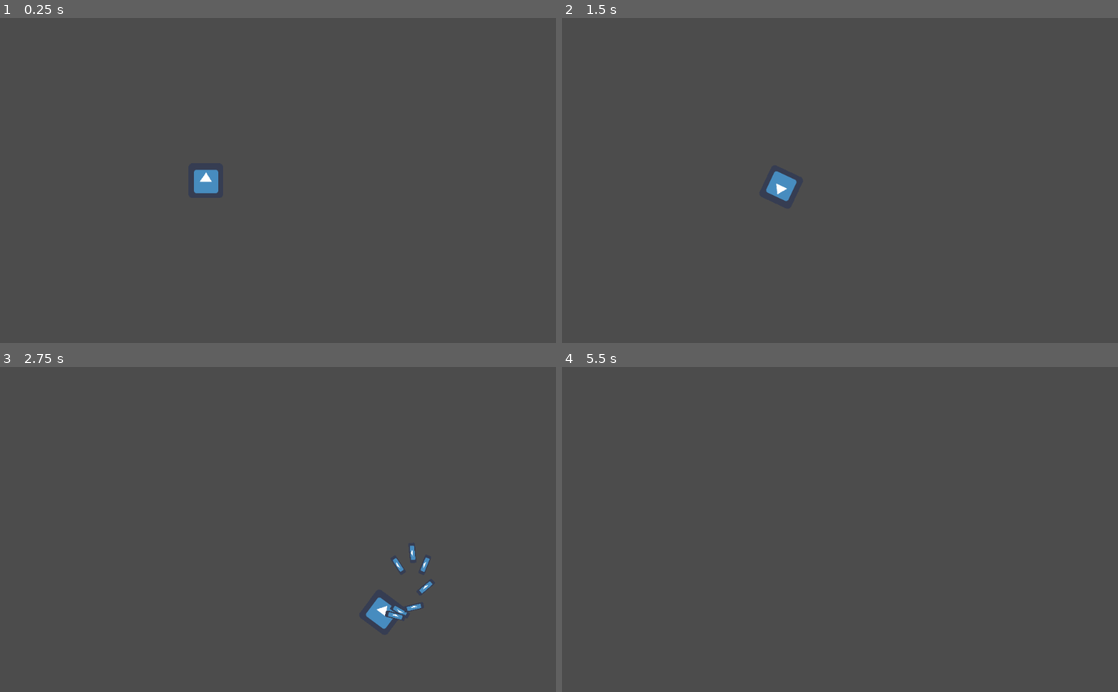
Above: before the commit, frames 1-4 (two rows, left to right).
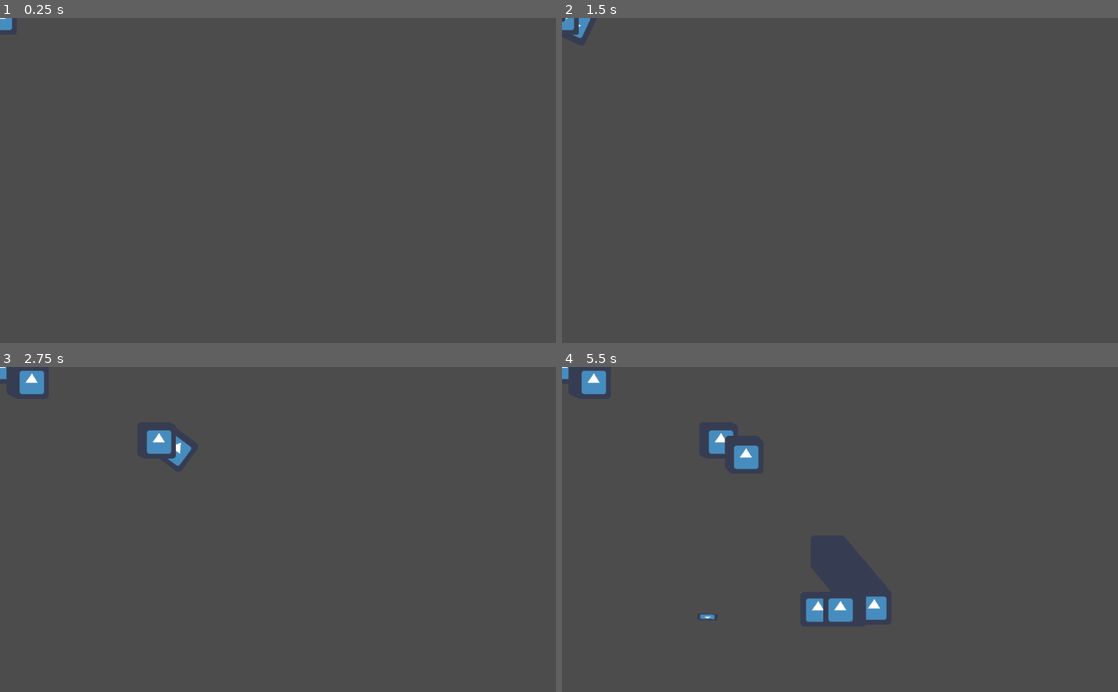
Above: after the commit, the same moments.

Repository: adrianriverof/juego-viaje
Game: Godot game, scene res://player.tscn
Same seed, same stepped clock (60 frames per second), same inputs: the game is played once before the commit and once after it. The project has no main scene, so this scene is started directly. The engine's default icon, where the game draws it, is replaced by a stand-in: a white triangle on a blue panel in a dark square.
Inputs:
- Up to frame 1 (0.25 s): no input
- Up to frame 2 (1.5 s): tap Enter at 0.5 s; hold Right (p1right) 0.53-1.28 s; hold A (p1mine, bound only after the commit) 0.53-1.28 s; hold Down (p1down) from 1.28 s (still down); tap S (p1shoot, bound only after the commit) at 1.35 s
- Up to frame 3 (2.75 s): tap A (p1mine, bound only after the commit) at 1.55, 2.3 s; release Down (p1down) at 2.03 s; hold Right (p1right) from 2.03 s (still down); hold Space (p1shoot, bound only before the commit) from 2.03 s (still down)
- Up to frame 4 (5.5 s): release Right (p1right) at 2.78 s; release Space (p1shoot, bound only before the commit) at 2.78 s; hold Up (p1up) 2.78-3.53 s; tap A (p1mine, bound only after the commit) at 2.85, 4.55, 5.3 s; hold A (p1mine, bound only after the commit) 3.53-4.28 s; hold Left (p1left) 3.53-5.03 s; tap S (p1shoot, bound only after the commit) at 4.35 s; hold Down (p1down) from 5.03 s (still down); hold Space (p1shoot, bound only before the commit) from 5.03 s (still down)

The runs differ from the first frame. In frame 1, 0.4% of the frame differs, in the area x 0-40%, y 0-55%; in frame 2, 0.5%; in frame 3, 1.4%; in frame 4, 1.8%, in the area x 0-59%, y 0-79%.

Commit message:
drop mine inicial

Diff:
--- /dev/null
+++ b/mine.tscn
@@ -0,0 +1,8 @@
+[gd_scene load_steps=2 format=2]
+
+[ext_resource path="res://icon.png" type="Texture" id=1]
+
+[node name="mine" type="Area2D"]
+
+[node name="icon" type="Sprite" parent="."]
+texture = ExtResource( 1 )
--- a/player.gd
+++ b/player.gd
@@ -3,6 +3,7 @@
 
 
 var bullet = preload("res://bullet.tscn")
+var mine = preload("res://mine.tscn")
 
 onready var firerate_timer = $firerate
 
@@ -23,6 +24,26 @@
 func _physics_process(delta):
 	move()
 	shoot()
+	mines()
+
+
+func mines():
+
+	if Input.is_action_pressed("p1mine"):
+		drop_mine()
+	if Input.is_action_just_released("p1mine"):
+		explode_mine()
+
+func drop_mine():
+
+	var mine_instance = mine.instance()
+	mine_instance.position = get_global_position()
+	#bullet_instance.parent_velocity = velocity
+
+	get_tree().get_root().add_child(mine_instance)
+
+func explode_mine():
+	pass
 
 func shoot():
 
--- a/player.tscn
+++ b/player.tscn
@@ -8,7 +8,7 @@
 height = 0.0
 
 [node name="player" type="KinematicBody2D"]
-position = Vector2( 379.072, 300.411 )
+position = Vector2( -0.69017, -0.595718 )
 script = ExtResource( 2 )
 
 [node name="Sprite" type="Sprite" parent="."]
--- a/project.godot
+++ b/project.godot
@@ -37,7 +37,12 @@
 }
 p1shoot={
 "deadzone": 0.5,
-"events": [ Object(InputEventKey,"resource_local_to_scene":false,"resource_name":"","device":0,"alt":false,"shift":false,"control":false,"meta":false,"command":false,"pressed":false,"scancode":32,"unicode":0,"echo":false,"script":null)
+"events": [ Object(InputEventKey,"resource_local_to_scene":false,"resource_name":"","device":0,"alt":false,"shift":false,"control":false,"meta":false,"command":false,"pressed":false,"scancode":83,"unicode":0,"echo":false,"script":null)
+ ]
+}
+p1mine={
+"deadzone": 0.5,
+"events": [ Object(InputEventKey,"resource_local_to_scene":false,"resource_name":"","device":0,"alt":false,"shift":false,"control":false,"meta":false,"command":false,"pressed":false,"scancode":65,"unicode":0,"echo":false,"script":null)
  ]
 }
 
